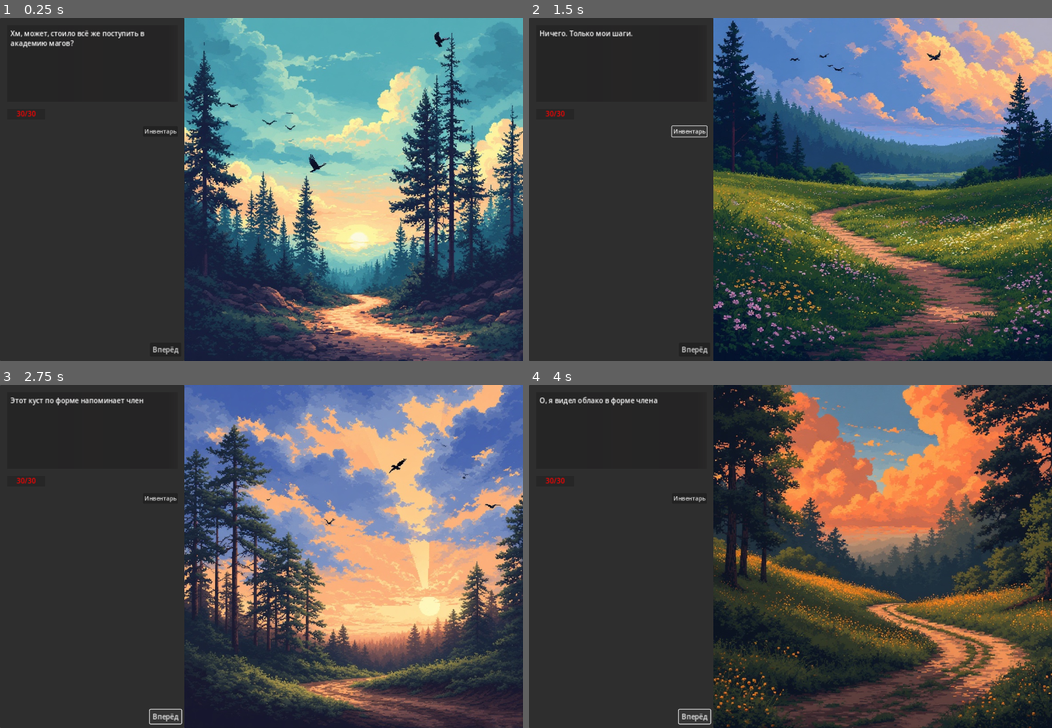
Above: before the commit, frames 1-4 (two rows, left to right).
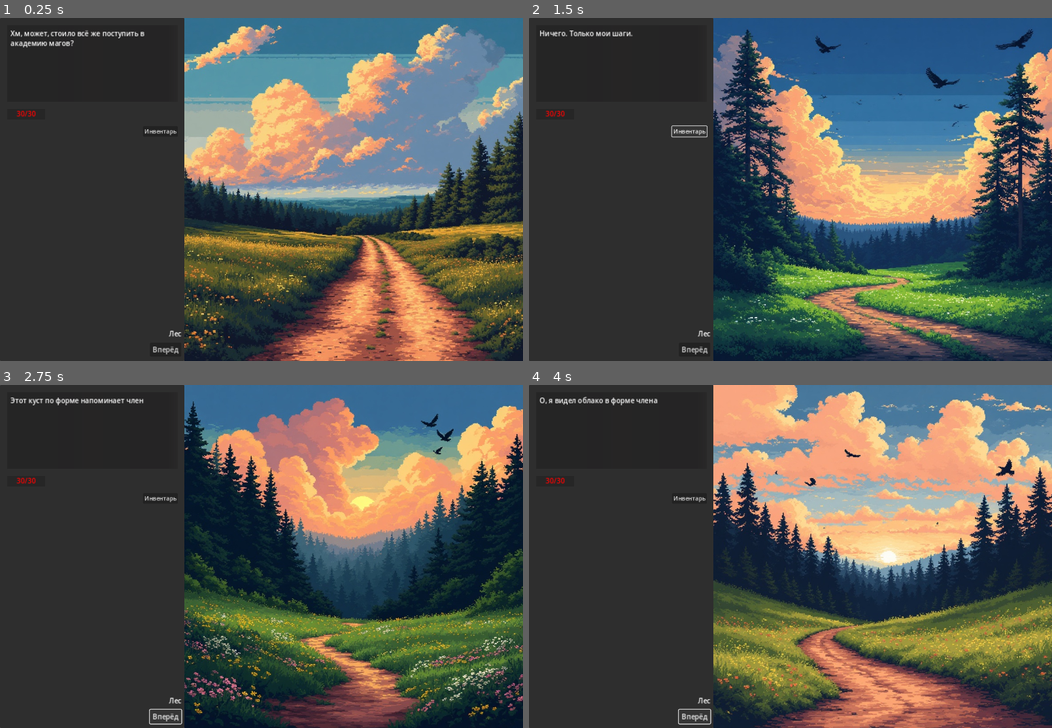
Above: after the commit, the same moments.

Repository: Grimoire-Orm/Project1
Game: Godot game, scene res://Main.tscn
Same seed, same stepped clock (60 frames per second), same inputs: the game is played once before the commit and once after it. Video files are missing from this copy of the repository; at most half a second of black plays in their place.
Inputs:
- Up to frame 1 (0.25 s): no input
- Up to frame 2 (1.5 s): click "Вперёд" at 0.5 s; click "Инвентарь" at 1.25 s
- Up to frame 3 (2.75 s): click "Вперёд" at 2 s
- Up to frame 4 (4 s): click "Инвентарь" at 2.75 s; click "Вперёд" at 3.5 s

The runs differ from the first frame. In frame 1, 58% of the frame differs, in the area x 32-100%, y 0-100%; in frame 2, 56%; in frame 3, 56%; in frame 4, 54%.

Commit message:
фыва

Diff:
--- a/Main.tscn
+++ b/Main.tscn
@@ -1,9 +1,10 @@
-[gd_scene load_steps=8 format=3 uid="uid://bqhd40ioc80w0"]
+[gd_scene load_steps=9 format=3 uid="uid://bqhd40ioc80w0"]
 
 [ext_resource type="Script" path="res://RoadManager.gd" id="1_vluaq"]
 [ext_resource type="Script" path="res://NothingEvents.gd" id="2_h0qpe"]
 [ext_resource type="Script" path="res://CombatManager.gd" id="3_fgcp2"]
 [ext_resource type="Script" path="res://LivingBeings.gd" id="4_e2v5r"]
+[ext_resource type="Script" path="res://biome_manager.gd" id="5_q42dy"]
 
 [sub_resource type="Gradient" id="Gradient_8l75a"]
 offsets = PackedFloat32Array(0, 0.96, 1)
@@ -83,6 +84,15 @@
 scale = Vector2(0.816291, 0.776007)
 text = "Инвентарь"
 
+[node name="BiomeLabel" type="Label" parent="LeftPanel"]
+layout_mode = 0
+offset_left = 152.0
+offset_top = 712.0
+offset_right = 416.0
+offset_bottom = 736.0
+horizontal_alignment = 2
+vertical_alignment = 1
+
 [node name="RoadTexture" type="TextureRect" parent="."]
 layout_mode = 0
 offset_left = 424.0
@@ -110,3 +120,6 @@
 offset_right = 1210.0
 offset_bottom = 786.0
 mouse_filter = 2
+
+[node name="BiomeManager" type="Node" parent="."]
+script = ExtResource("5_q42dy")
--- a/RoadManager.gd
+++ b/RoadManager.gd
@@ -1,6 +1,5 @@
 extends Control
 
-@export var roads_folder: String = "res://roads"
 @export var image_size: Vector2 = Vector2(786, 786)
 @export var image_center: Vector2 = Vector2(816, 393)
 
@@ -10,29 +9,23 @@
 @onready var btn_move_forward: Button = $LeftPanel/btn_move_forward
 @onready var nothing_events: Node = $NothingEvents
 @onready var combat_manager: Node = $CombatManager
+@onready var biome_manager: Node = $BiomeManager
 
 const SAFE_STEPS: int = 10  # Первые N шагов без боёв (меняй здесь!)
 
-var road_textures: Array[Texture2D] = []
+
 var rng: RandomNumberGenerator = RandomNumberGenerator.new()
 var steps_taken: int = 0
-
+# Массив текстур теперь будет перезаписываться BiomeManager'ом
+var road_textures: Array[Texture2D] = []
 
 func _ready() -> void:
 	rng.randomize()
-	_load_road_textures()
 	_setup_texture_rect()
 	_enter_new_room()
 	btn_move_forward.pressed.connect(_on_move_forward)
 	_update_hp_bar()  # ← Начальное HP
 
-func _load_road_textures() -> void:
-	road_textures.clear()
-	for file in DirAccess.get_files_at(roads_folder):
-		if file.get_extension().to_lower() in ["png", "jpg", "jpeg", "webp"]:
-			var tex = load(roads_folder.path_join(file)) as Texture2D
-			if tex:
-				road_textures.append(tex)
 
 func _setup_texture_rect() -> void:
 	road_texture_rect.size = image_size
@@ -40,11 +33,29 @@
 	road_texture_rect.position = top_left
 	road_texture_rect.stretch_mode = TextureRect.STRETCH_KEEP_ASPECT_CENTERED
 
-func _on_move_forward() -> void:
-	if combat_manager.in_combat:
-		_append_log("Ты не можешь сбежать из боя, как трус!")
-		return
-	_enter_new_room()
+func _on_move_forward():  # ←←← Обратите внимание: функция с подчёркиванием!
+	steps_taken += 1
+
+	# Загружаем случайную картинку из текущего биома
+	if road_textures.is_empty():
+		road_texture_rect.texture = null
+		event_label.text = "Кругом тьма... Ты потерялся."
+	else:
+		var rng = RandomNumberGenerator.new()
+		rng.randomize()
+		var random_index = rng.randi_range(0, road_textures.size() - 1)
+		road_texture_rect.texture = road_textures[random_index]
+
+		# Шанс боя (только после safe steps)
+		if rng.randi_range(1, 100) <= 15 and steps_taken > SAFE_STEPS:
+			combat_manager.start_combat("goblin")
+			return  # Бой начался — дальше ничего не делаем
+
+		# Обычное событие
+		event_label.text = nothing_events.get_random_phrase()
+
+	# Попытка смены биома после шага
+	biome_manager.try_transition()
 
 func _enter_new_room() -> void:
 	steps_taken += 1
--- /dev/null
+++ b/biome_manager.gd
@@ -0,0 +1,79 @@
+extends Node
+
+# Список всех биомов
+const BIOMES = {
+	"Forest": {
+		"path": "res://roads/Forest/",
+		"display_name": "Лес",
+		"transition_chance": 0.05,
+		"next_biomes": ["ConiferForest"]
+	},
+	"ConiferForest": {
+		"path": "res://roads/ConiferForest/",
+		"display_name": "Хвойный лес",
+		"transition_chance": 0.05,
+		"next_biomes": ["Forest"]
+	}
+}
+
+var current_biome_key: String = "Forest"
+var current_road_textures: Array[Texture2D] = []
+
+@onready var road_manager = get_parent()  # ←←← ВОТ ГЛАВНОЕ ИЗМЕНЕНИЕ: родитель = Main = RoadManager
+@onready var biome_label = get_parent().get_node("LeftPanel/BiomeLabel")
+
+func _ready():
+	load_biome(current_biome_key)
+	update_biome_label()
+
+func load_biome(biome_key: String):
+	if not BIOMES.has(biome_key):
+		push_error("Биом не найден: " + biome_key)
+		return
+
+	current_biome_key = biome_key
+	var biome = BIOMES[biome_key]
+
+	# Загружаем текстуры
+	var dir = DirAccess.open(biome.path)
+	if dir:
+		current_road_textures.clear()
+		dir.list_dir_begin()
+		var file_name = dir.get_next()
+		while file_name != "":
+			if not dir.current_is_dir() and file_name.get_extension() in ["png", "jpg", "jpeg", "webp"]:
+				var texture = load(biome.path + file_name)
+				if texture:
+					current_road_textures.append(texture)
+			file_name = dir.get_next()
+		dir.list_dir_end()
+
+	if current_road_textures.is_empty():
+		push_warning("Нет текстур в биоме: " + biome_key)
+	else:
+		print("Загружен биом: ", biome.display_name, " (", current_road_textures.size(), " текстур)")
+
+	# Передаём массив текстур напрямую в переменную RoadManager (которая на Main)
+	road_manager.road_textures = current_road_textures.duplicate()
+
+	update_biome_label()
+
+func update_biome_label():
+	if biome_label:
+		biome_label.text = " " + BIOMES[current_biome_key].display_name
+
+func try_transition():
+	var biome = BIOMES[current_biome_key]
+	var biome_rng = RandomNumberGenerator.new()
+	biome_rng.randomize()
+
+	# Тестовый шанс 50%
+	if biome_rng.randf() < 0.02:
+		if not biome.next_biomes.is_empty():
+			var next_key = biome.next_biomes[biome_rng.randi_range(0, biome.next_biomes.size() - 1)]
+			if next_key != current_biome_key:
+				# Сообщение в лог событий
+				var event_label = get_parent().get_node("LeftPanel/EventLabel")
+				if event_label:
+					event_label.text += "\nТы вышел на новую тропу... Это " + BIOMES[next_key].display_name + "!"
+				load_biome(next_key)
Renamed: roads/Pixel_art_Early_morning_dawn_s (10).jpeg -> roads/ConiferForest/Pixel_art_Early_morning_dawn_s (10).jpeg
Not shown, changed: roads/ConiferForest/Pixel_art_Early_morning_dawn_s (10).jpeg.import
Renamed: roads/Pixel_art_Early_morning_dawn_s (11).jpeg -> roads/ConiferForest/Pixel_art_Early_morning_dawn_s (11).jpeg
Not shown, changed: roads/ConiferForest/Pixel_art_Early_morning_dawn_s (11).jpeg.import
Renamed: roads/Pixel_art_Early_morning_dawn_s (12).jpeg -> roads/ConiferForest/Pixel_art_Early_morning_dawn_s (12).jpeg
Not shown, changed: roads/ConiferForest/Pixel_art_Early_morning_dawn_s (12).jpeg.import
Renamed: roads/Pixel_art_Early_morning_dawn_s (13).jpeg -> roads/ConiferForest/Pixel_art_Early_morning_dawn_s (13).jpeg
Not shown, changed: roads/ConiferForest/Pixel_art_Early_morning_dawn_s (13).jpeg.import
Renamed: roads/Pixel_art_Early_morning_dawn_s (14).jpeg -> roads/ConiferForest/Pixel_art_Early_morning_dawn_s (14).jpeg
Not shown, changed: roads/ConiferForest/Pixel_art_Early_morning_dawn_s (14).jpeg.import
Renamed: roads/Pixel_art_Early_morning_dawn_s (15).jpeg -> roads/ConiferForest/Pixel_art_Early_morning_dawn_s (15).jpeg
Not shown, changed: roads/ConiferForest/Pixel_art_Early_morning_dawn_s (15).jpeg.import
(and 30 more such lines)
